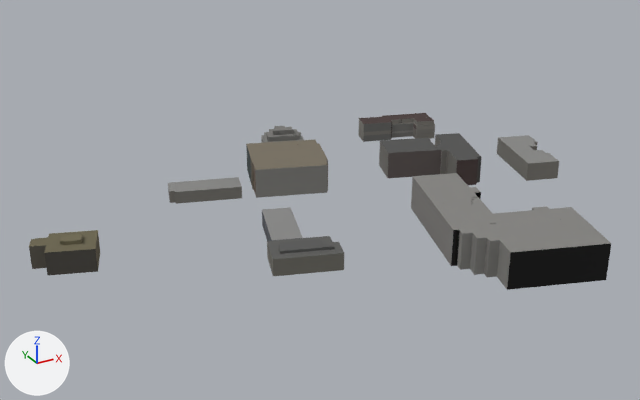
A saved change to the glTF model v2/tiles/t_-3_2.far.glb.
The view is the same before and after, from a 50 mm lens placed at (-800.0, -915.0, 164.0), pointed at (-627.0, -600.0, 7.0). The axes (+X, +Y, +Z) are drawn at lower left. The lights are the same throughout. The first picture is the older version. Where no turn or scale is listed for an object, it has been applied to the vertices. Vertices at exactly the same position are counted once.

Objects in the first picture: 'opaque'.
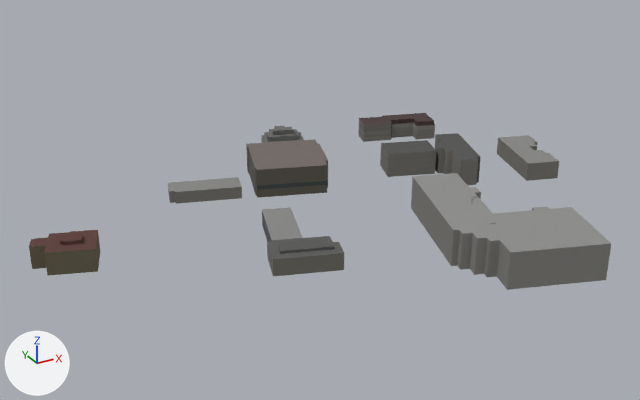
Changed parts and their boxes [x1, y1, x2, y2] in the pictures (640 x 400 px; the box of a moved part takes in the faces that stretch with it):
```json
{"part": 1, "of": "me_opaque", "change": "moved or reshaped", "before": [246, 133, 478, 198], "after": [246, 133, 478, 198]}
{"part": 2, "of": "me_opaque", "change": "moved or reshaped", "before": [29, 233, 100, 267], "after": [55, 230, 100, 267]}
{"part": 3, "of": "me_opaque", "change": "surface changed", "before": [29, 116, 611, 290], "after": [29, 116, 611, 290]}
```

Scene script edits in JSON lines:
```json
{"block": "me_opaque", "where": "# used by ob_opaque; location = (-621.7, -603.3, 7.8)"}
{"op": "remove", "block": "me_opaque", "code": "me_opaque.from_pydata(...)  # 1445 vertices, 1797 faces; spans x -129.0..129.0, y -102.0..102.0, z -8.0..8.0"}
{"op": "add", "block": "me_opaque", "code": "me_opaque.from_pydata(...)  # 1474 vertices, 1844 faces; spans x -129.0..129.0, y -102.0..102.0, z -8.0..8.0"}
{"block": "me_opaque", "change": "me_opaque part 1: 22 vertices moved from x 6.0..91.0, y 14.0..42.0, z -8.0..6.0 to x 5.0..91.0, y 17.0..54.0, z -8.0..6.0; 211 vertices removed from x -22.0..91.0, y -1.0..68.0, z -8.0..6.0; 219 vertices added at x -21.0..91.0, y -3.0..68.0, z -8.0..6.0"}
{"block": "me_opaque", "change": "me_opaque part 2: 31 vertices removed from x -129.0..-101.0, y -2.0..21.0, z -8.0..0.0; 52 vertices added at x -129.0..-101.0, y -2.0..21.0, z -8.0..2.0"}
{"block": "me_opaque", "change": "me_opaque part 3: 950 kept faces spanning x -129.0..102.0, y -102.0..102.0, z -8.0..8.0 get new texture (UV) coordinates"}
```
